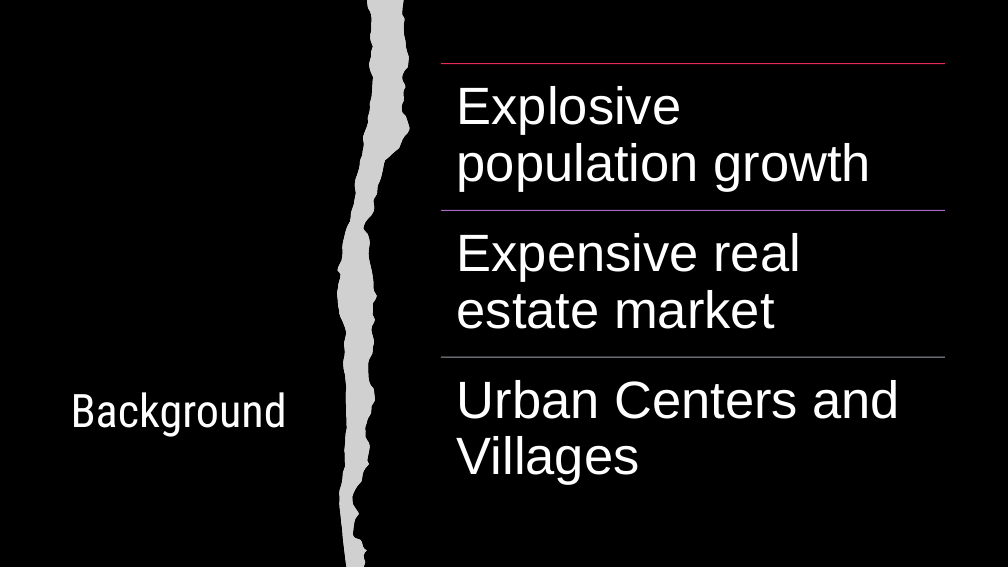
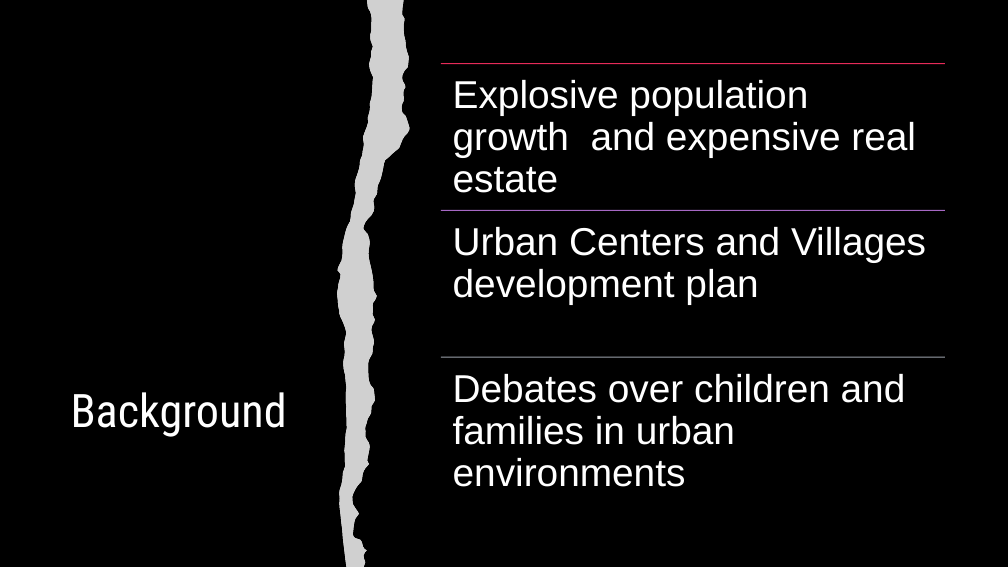
Before and after one commit to lauraminter/seattle-kids, a slide deck: slide 2 of assets/Seattle-kids-slides.pptx. Drawn at 1008x567 pixels with LibreOffice and Linux fonts; fonts in the diff are those of the drawing; grey boxes stand for pictures. Boxes give left, top, right and bottom in pixels: in the first picture for what was removed or moved away, otherwise in the second. Text is boxed around its words. In the diff, an @@ line names an element or a change of style, - is before the commit and + after.

Commit message:
updated presentation

```diff
--- a/assets/Seattle-kids-slides.pptx
+++ b/assets/Seattle-kids-slides.pptx
@@ text at [453, 80, 916, 193]: text changed; size 50 to 37 pt @@
-Explosive population growth
+Explosive population growth and expensive real estate
@@ text at [453, 227, 926, 304]: text changed; size 50 to 37 pt @@
-Urban Centers and Villages
+Urban Centers and Villages development plan
@@ text removed at [457, 233, 801, 329] @@
-Expensive real estate market
@@ text added at [453, 374, 906, 487], 37 pt, text #FFFFFF @@
+Debates over children and families in urban environments
```
Also in this commit, not shown: 1 other slide changed, 1 slide added, 1 other file.
